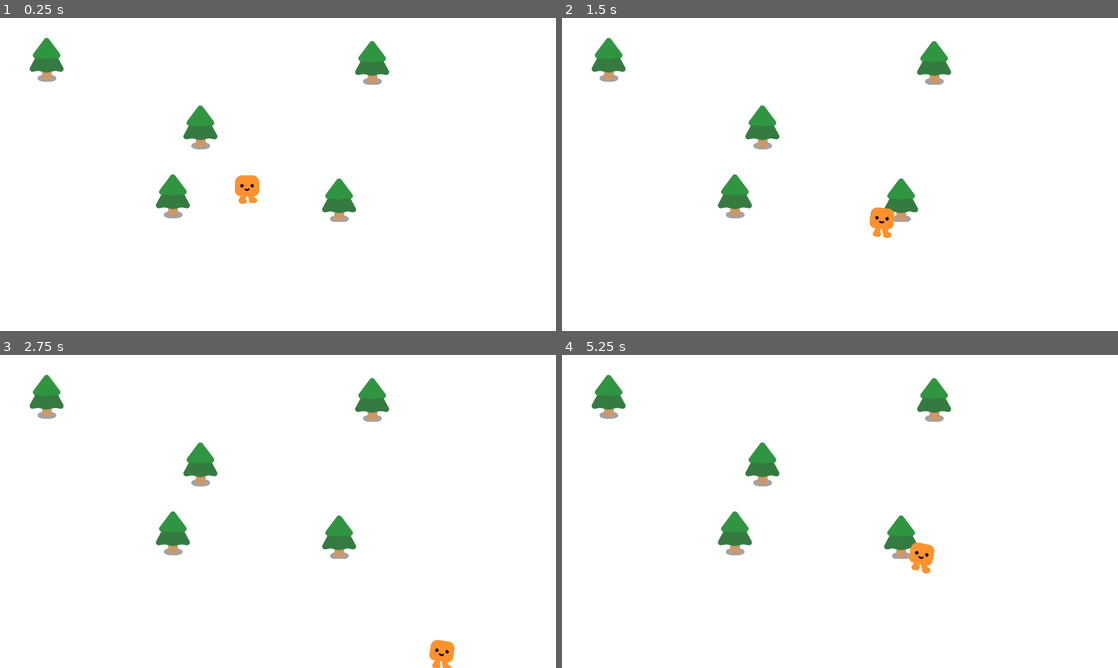
Above: before the commit, frames 1-4 (two rows, left to right).
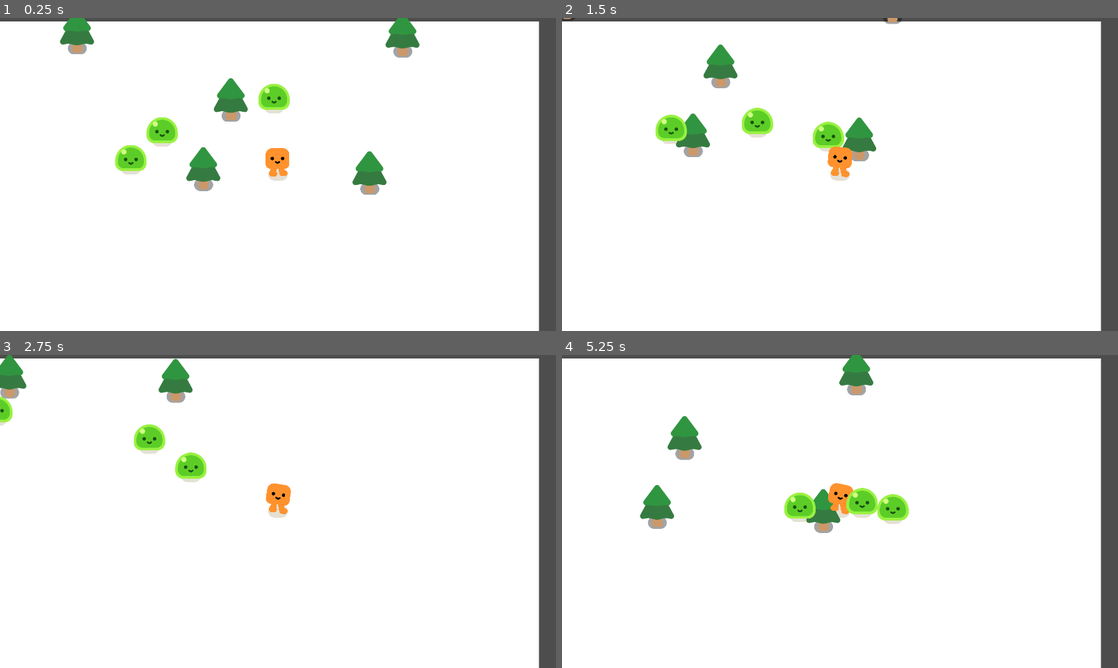
Above: after the commit, the same moments.

Repository: Daxz0/slime-blasters
Game: Godot game, scene res://game.tscn
Two runs of this game, one before a commit and one after it. Both use one fixed random seed, a clock stepped at 60 frames per second and the inputs below.
Inputs:
- Up to frame 1 (0.25 s): no input
- Up to frame 2 (1.5 s): hold D (move_right) 0.53-1.28 s; hold S (move_down) from 1.28 s (still down)
- Up to frame 3 (2.75 s): release S (move_down) at 2.03 s; hold D (move_right) from 2.03 s (still down)
- Up to frame 4 (5.25 s): release D (move_right) at 2.78 s; hold W (move_up) 2.78-3.53 s; hold A (move_left) 3.53-5.03 s; hold S (move_down) from 5.03 s (still down)

The runs differ from the first frame. In frame 1, 11% of the frame differs, in the area x 0-100%, y 0-100%; in frame 2, 10%; in frame 3, 9.3%; in frame 4, 11%.

Commit message:
+ trees and things

Diff:
--- a/assets/character/happy_boo.tscn
+++ b/assets/character/happy_boo.tscn
@@ -591,7 +591,7 @@
 playback_default_blend_time = 0.2
 
 [node name="GroundShadow" type="Sprite2D" parent="."]
-modulate = Color(0.898039, 0.878431, 0.831373, 1)
+modulate = Color(0, 0, 0, 0.7294118)
 z_index = -1
 z_as_relative = false
 scale = Vector2(0.8, 0.8)
--- a/basic_slime.gd
+++ b/basic_slime.gd
@@ -1,7 +1,14 @@
 extends CharacterBody2D
 
+
+
+@onready var player = get_node("/root/Game/Player")
 
 const SPEED = 300.0
 
 
 func _physics_process(delta: float) -> void:
+	var direction = global_position.direction_to(player.global_position)
+	velocity = direction * SPEED
+
+	move_and_slide()
--- a/basic_slime.tscn
+++ b/basic_slime.tscn
@@ -1,11 +1,13 @@
-[gd_scene load_steps=3 format=3 uid="uid://vlvyu80xwpck"]
+[gd_scene load_steps=4 format=3 uid="uid://vlvyu80xwpck"]
 
+[ext_resource type="Script" uid="uid://c2owiuw7re8jn" path="res://basic_slime.gd" id="1_1uarl"]
 [ext_resource type="PackedScene" uid="uid://ogik4s70pgwl" path="res://characters/slime/slime.tscn" id="1_ywhno"]
 
 [sub_resource type="CircleShape2D" id="CircleShape2D_1uarl"]
 radius = 54.00926
 
 [node name="BasicSlime" type="CharacterBody2D"]
+script = ExtResource("1_1uarl")
 
 [node name="Slime" parent="." instance=ExtResource("1_ywhno")]
 
--- a/game.tscn
+++ b/game.tscn
@@ -1,16 +1,20 @@
-[gd_scene load_steps=3 format=3 uid="uid://b3u84076due2"]
+[gd_scene load_steps=4 format=3 uid="uid://b3u84076due2"]
 
 [ext_resource type="PackedScene" uid="uid://b0xfsf20ygw2w" path="res://player.tscn" id="1_e2o6t"]
 [ext_resource type="PackedScene" uid="uid://c0gpy0pye4jr6" path="res://tree.tscn" id="2_feb5d"]
+[ext_resource type="PackedScene" uid="uid://vlvyu80xwpck" path="res://basic_slime.tscn" id="3_feb5d"]
 
 [node name="Game" type="Node2D"]
 y_sort_enabled = true
 
-[node name="ColorRect" type="ColorRect" parent="."]
-offset_left = -35.0
-offset_top = -31.0
-offset_right = 1935.0
-offset_bottom = 1113.0
+[node name="CanvasLayer" type="CanvasLayer" parent="."]
+layer = -30
+
+[node name="ColorRect" type="ColorRect" parent="CanvasLayer"]
+offset_left = -109.0
+offset_top = 12.0
+offset_right = 1861.0
+offset_bottom = 1156.0
 
 [node name="Player" parent="." instance=ExtResource("1_e2o6t")]
 position = Vector2(855, 634)
@@ -29,3 +33,12 @@
 
 [node name="Tree5" parent="." instance=ExtResource("2_feb5d")]
 position = Vector2(1285, 149)
+
+[node name="BasicSlime" parent="." instance=ExtResource("3_feb5d")]
+position = Vector2(383, 496)
+
+[node name="BasicSlime2" parent="." instance=ExtResource("3_feb5d")]
+position = Vector2(272, 610)
+
+[node name="BasicSlime3" parent="." instance=ExtResource("3_feb5d")]
+position = Vector2(837, 327)
--- /dev/null
+++ b/gun.tscn
@@ -0,0 +1,14 @@
+[gd_scene load_steps=3 format=3 uid="uid://du5i8r7jdycua"]
+
+[ext_resource type="Texture2D" uid="uid://cswb5do8rrj7q" path="res://pistol/pistol.png" id="1_vk1bi"]
+
+[sub_resource type="CircleShape2D" id="CircleShape2D_dk5gl"]
+radius = 409.07825
+
+[node name="Gun" type="Area2D"]
+
+[node name="CollisionShape2D" type="CollisionShape2D" parent="."]
+shape = SubResource("CircleShape2D_dk5gl")
+
+[node name="Pistol" type="Sprite2D" parent="."]
+texture = ExtResource("1_vk1bi")
--- a/player.tscn
+++ b/player.tscn
@@ -9,6 +9,8 @@
 [node name="Player" type="CharacterBody2D"]
 script = ExtResource("1_onrkg")
 
+[node name="Camera2D" type="Camera2D" parent="."]
+
 [node name="HappyBoo" parent="." instance=ExtResource("1_4flbx")]
 script = null
 
--- a/tree.tscn
+++ b/tree.tscn
@@ -11,8 +11,8 @@
 
 [node name="GroundShadow" type="Sprite2D" parent="."]
 modulate = Color(0, 0, 0, 0.36078432)
-position = Vector2(1, 70)
-scale = Vector2(0.77380955, 0.44230768)
+position = Vector2(1, 60.75)
+scale = Vector2(0.77380955, 0.7980769)
 texture = ExtResource("1_nnvrw")
 
 [node name="PineTree" type="Sprite2D" parent="."]
